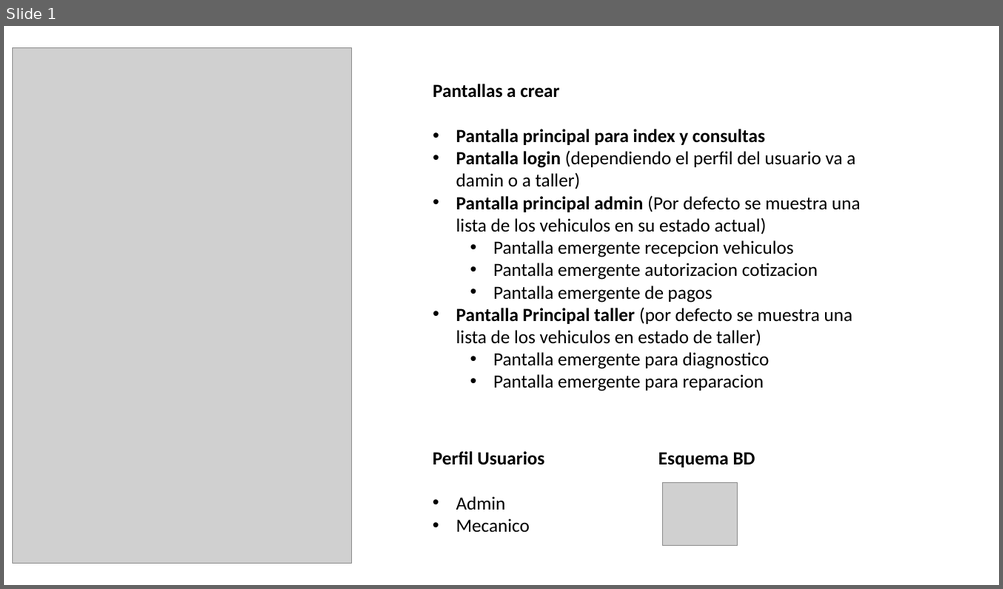
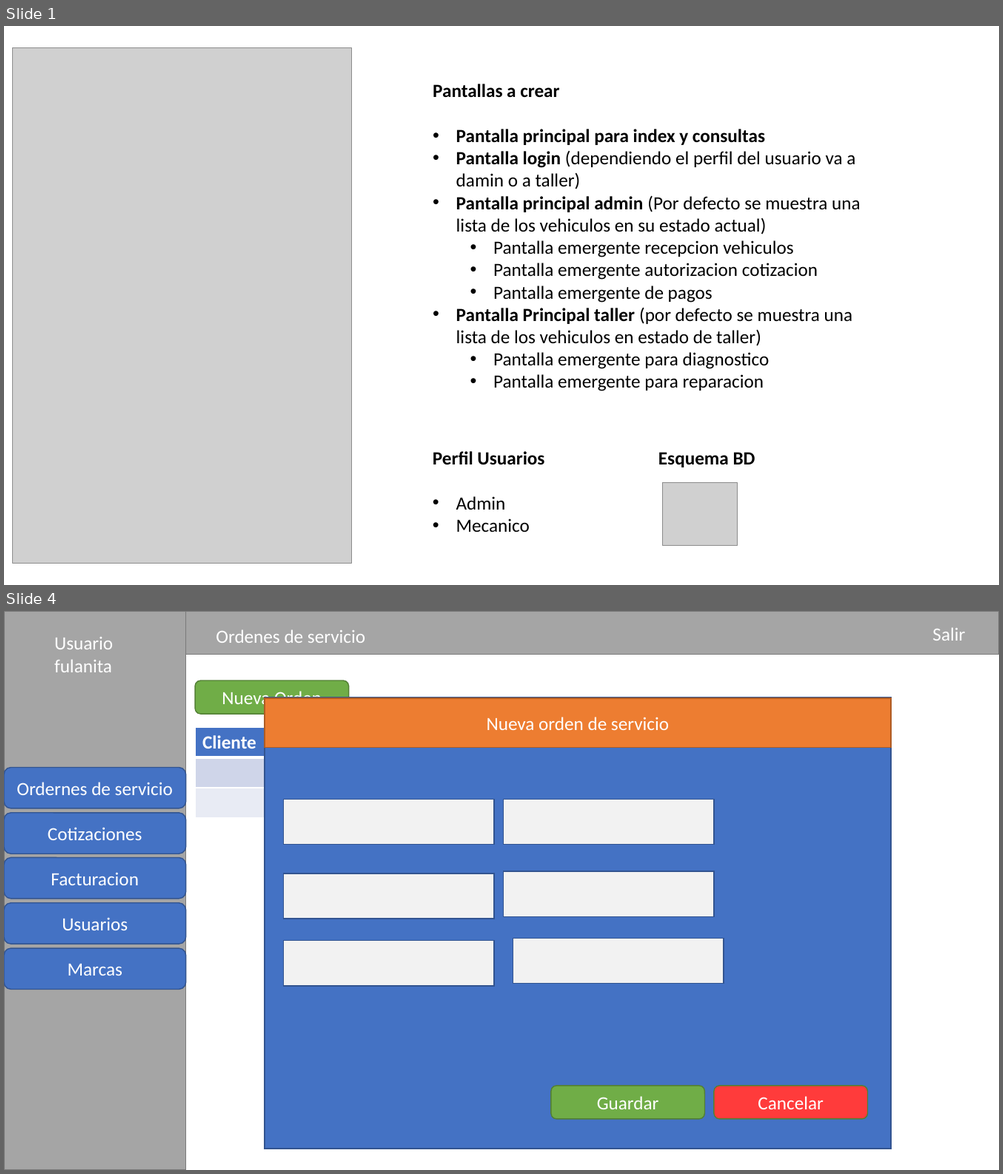
Before and after one commit to JulianSegura/TallerUAPA, a slide deck: Levantamiento Taller UAPA.pptx. Shown one above the other, each under a label of ours: slide 1 before the commit, slides 1 and 4 after it; the slides between them are not shown. The pictures are 1003x589 and 1003x1174 pixels, drawn with LibreOffice and Linux fonts; fonts in the diff are those of the drawing; grey boxes stand for pictures. Boxes give left, top, right and bottom in pixels: in the first picture for what was removed or moved away, otherwise in the second. Text is boxed around its words. In the diff, an @@ line names an element or a change of style, - is before the commit and + after.

```diff
--- a/Levantamiento Taller UAPA.pptx
+++ b/Levantamiento Taller UAPA.pptx
@@ slide 4 added at (x1=4, y1=611, x2=999, y2=1170), background #FFFFFF @@
@@ rectangle added at (x1=4, y1=611, x2=186, y2=1170), fill #A5A5A5, outline #7A7A7A 1 pt @@
@@ rectangle added at (x1=186, y1=611, x2=999, y2=654), fill #A5A5A5, outline #7A7A7A 1 pt @@
@@ text added at (x1=216, y1=629, x2=365, y2=643), 18 pt, text #FFFFFF @@
+Ordenes de servicio
@@ text added at (x1=932, y1=627, x2=965, y2=641), 18 pt, text #FFFFFF @@
+Salir
@@ text added at (x1=54, y1=637, x2=113, y2=672), 18 pt, text #FFFFFF @@
+Usuario fulanita
@@ rounded rectangle added at (x1=195, y1=681, x2=349, y2=714), fill #70AD47, outline #538035 1 pt, 18 pt, text #FFFFFF @@
+Nueva Orden
@@ table added at (x1=195, y1=727, x2=857, y2=818), 3 rows, 6 columns @@
+Cliente | Telefono | Marca | Modelo | Estado | Acciones
+ |  |  |  |  | 
+ |  |  |  |  | 
@@ rounded rectangle added at (x1=4, y1=768, x2=186, y2=809), fill #4472C4, outline #325491 1 pt, 18 pt, text #FFFFFF @@
+Ordernes de servicio
@@ rounded rectangle added at (x1=4, y1=813, x2=186, y2=854), fill #4472C4, outline #325491 1 pt, 18 pt, text #FFFFFF @@
+Cotizaciones
@@ rounded rectangle added at (x1=4, y1=858, x2=186, y2=899), fill #4472C4, outline #325491 1 pt, 18 pt, text #FFFFFF @@
+Facturacion
@@ rounded rectangle added at (x1=4, y1=903, x2=186, y2=945), fill #4472C4, outline #325491 1 pt, 18 pt, text #FFFFFF @@
+Usuarios
@@ rounded rectangle added at (x1=4, y1=948, x2=186, y2=989), fill #4472C4, outline #325491 1 pt, 18 pt, text #FFFFFF @@
+Marcas
@@ group added at (x1=264, y1=698, x2=891, y2=1150): 8 rectangles, 2 rounded rectangles @@
+Nueva orden de servicio
+Cancelar
+Guardar
```
Also in this commit, not shown: 3 other slides added, 1 slide removed, 3 other files.
